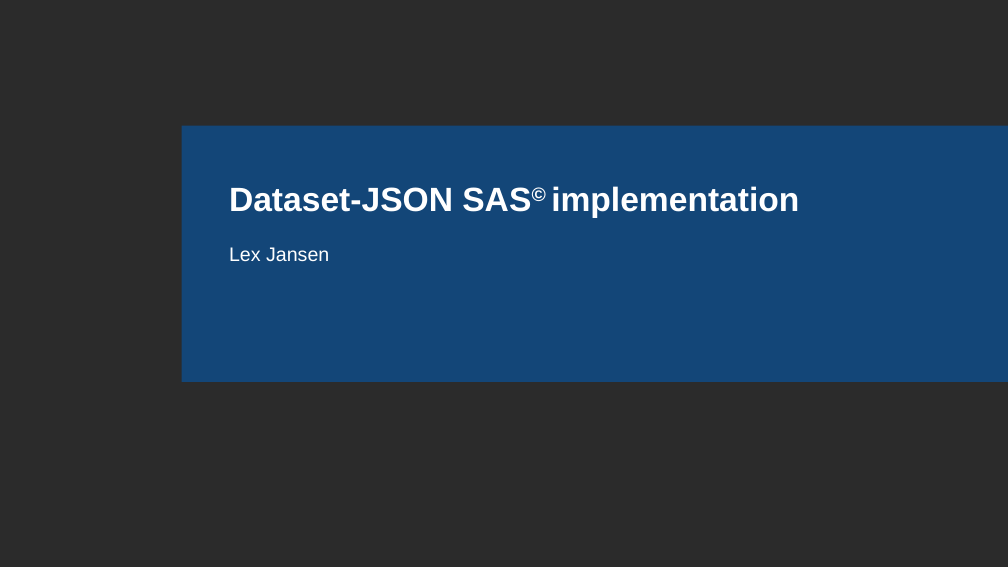
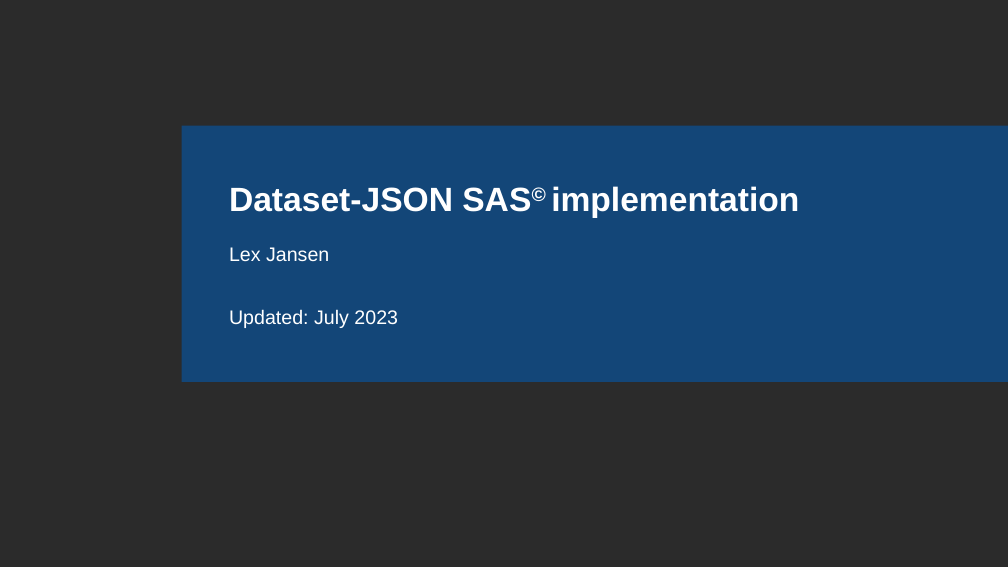
Before and after one commit to lexjansen/dataset-json-sas, a slide deck: slide 1 of doc/Dataset-JSON-SAS-implementation.pptx. Drawn at 1008x567 pixels with LibreOffice and Linux fonts; fonts in the diff are those of the drawing; background and template pictures are left out; a plain dark background stands for a picture behind light text. Boxes give left, top, right and bottom in pixels: in the first picture for what was removed or moved away, otherwise in the second. Text is boxed around its words. In the diff, an @@ line names an element or a change of style, - is before the commit and + after.

```diff
--- a/doc/Dataset-JSON-SAS-implementation.pptx
+++ b/doc/Dataset-JSON-SAS-implementation.pptx
@@ subtitle at bbox=[229, 309, 398, 328]: paragraph added @@
+Updated: July 2023
```
Also in this commit, not shown: 10 other slides changed, 1 slide removed, 2 other files.
